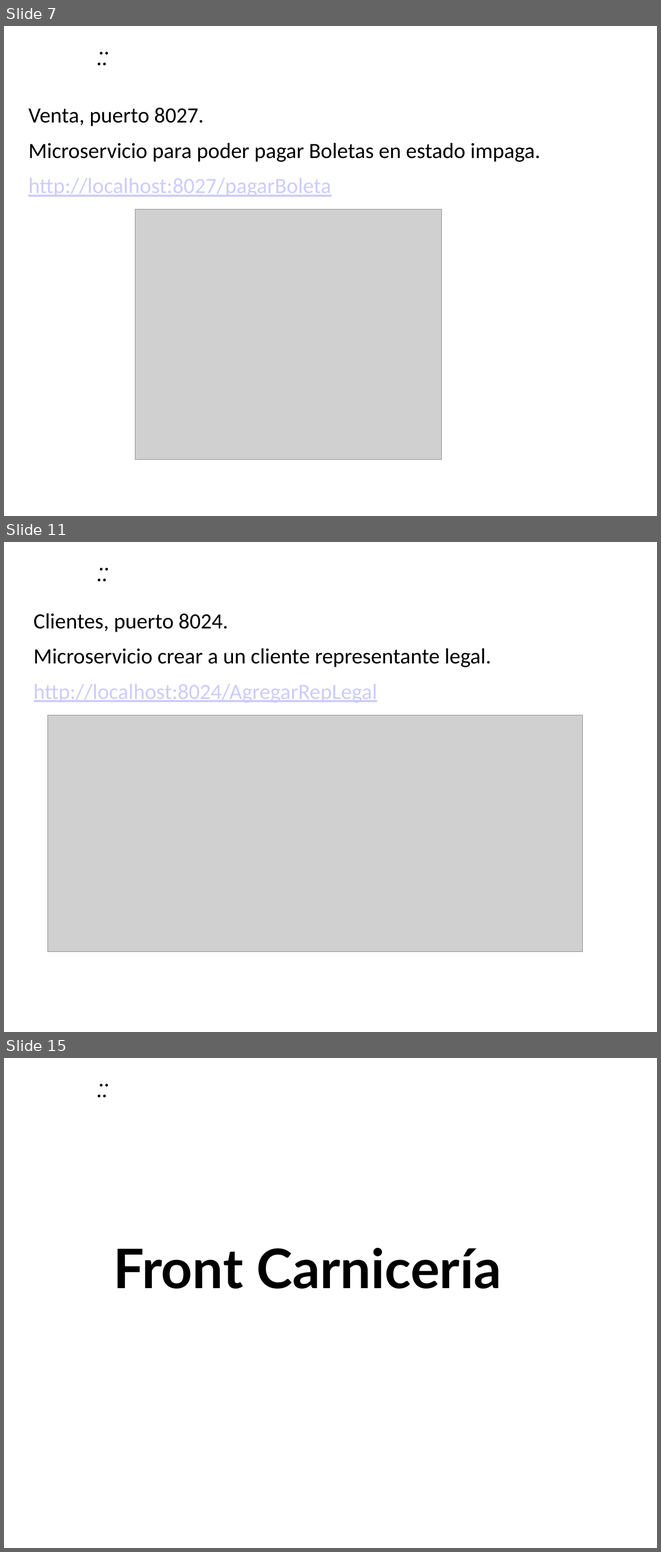
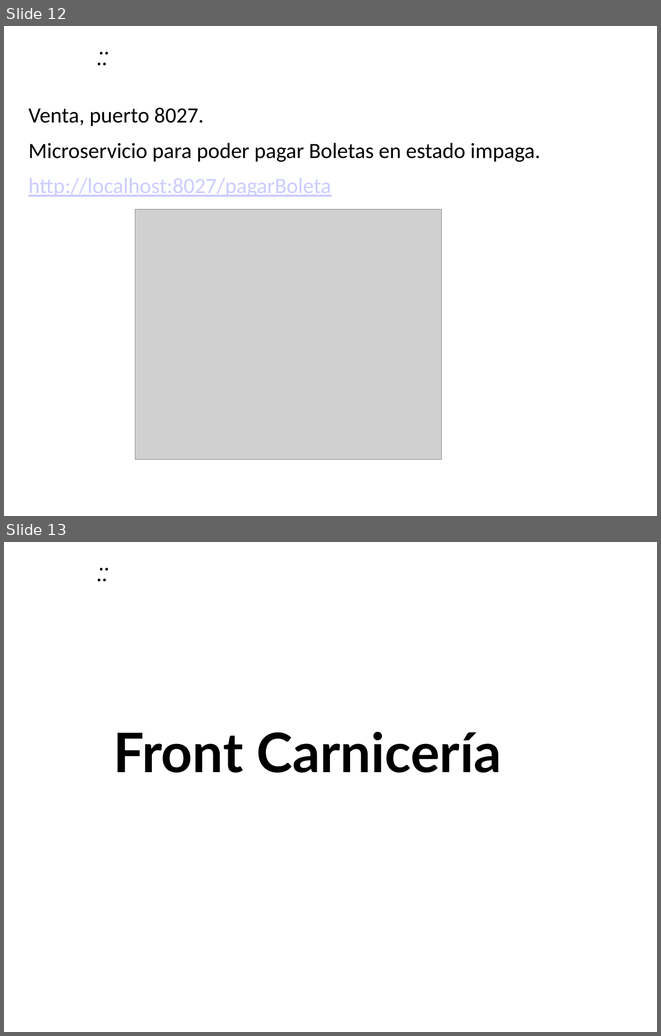
Before and after one commit to ManuelMarinRodriguez/TiaCarmen, a slide deck: Scripts y Documentación/Presentación Producto.pptx. Shown one above the other, each under a label of ours: slides 7, 11 and 15 before the commit, slides 12 and 13 after it; the slides between them are not shown. The pictures are 661x1552 and 661x1036 pixels, drawn with LibreOffice and Linux fonts; fonts in the diff are those of the drawing; grey boxes stand for pictures; background and template pictures are left out. Boxes give left, top, right and bottom in pixels: in the first picture for what was removed or moved away, otherwise in the second. Text is boxed around its words. In the diff, an @@ line names an element or a change of style, - is before the commit and + after.

```diff
--- a/Scripts y Documentación/Presentación Producto.pptx
+++ b/Scripts y Documentación/Presentación Producto.pptx
@@ slide 11 removed at [4, 542, 657, 1032], background picture (left out); not listed: 1 template element that a slide beside it also shows @@
@@ text removed at [34, 613, 491, 703] @@
-Clientes, puerto 8024.
-Microservicio crear a un cliente representante legal.
-http://localhost:8024/AgregarRepLegal
@@ picture removed at [48, 715, 583, 951] @@
@@ what was slide 7 is now slide 12 @@
@@ what was slide 15 is now slide 13 @@
```
Also in this commit, not shown: 1 slide changed, 6 slides added, 6 other slides removed.
